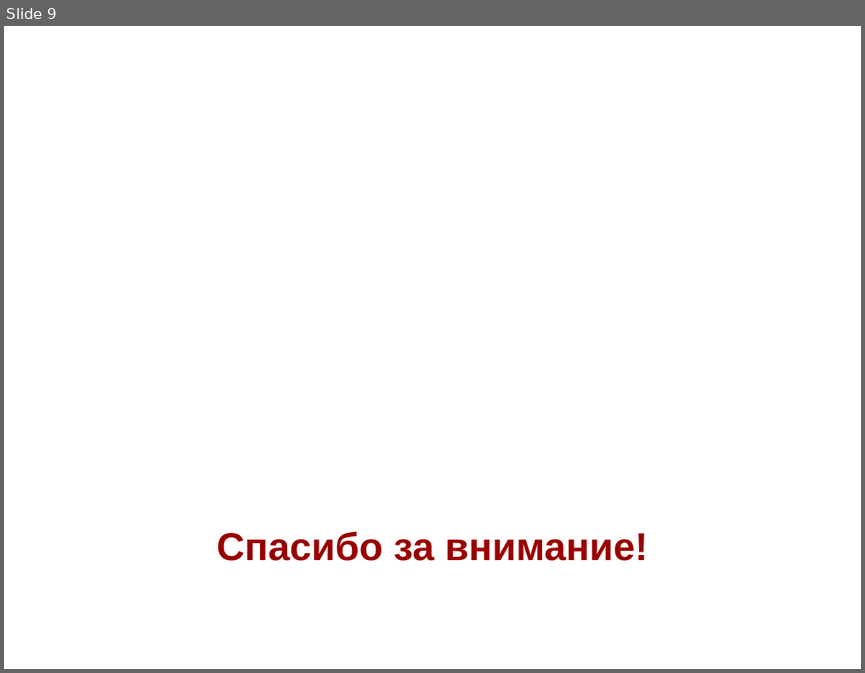
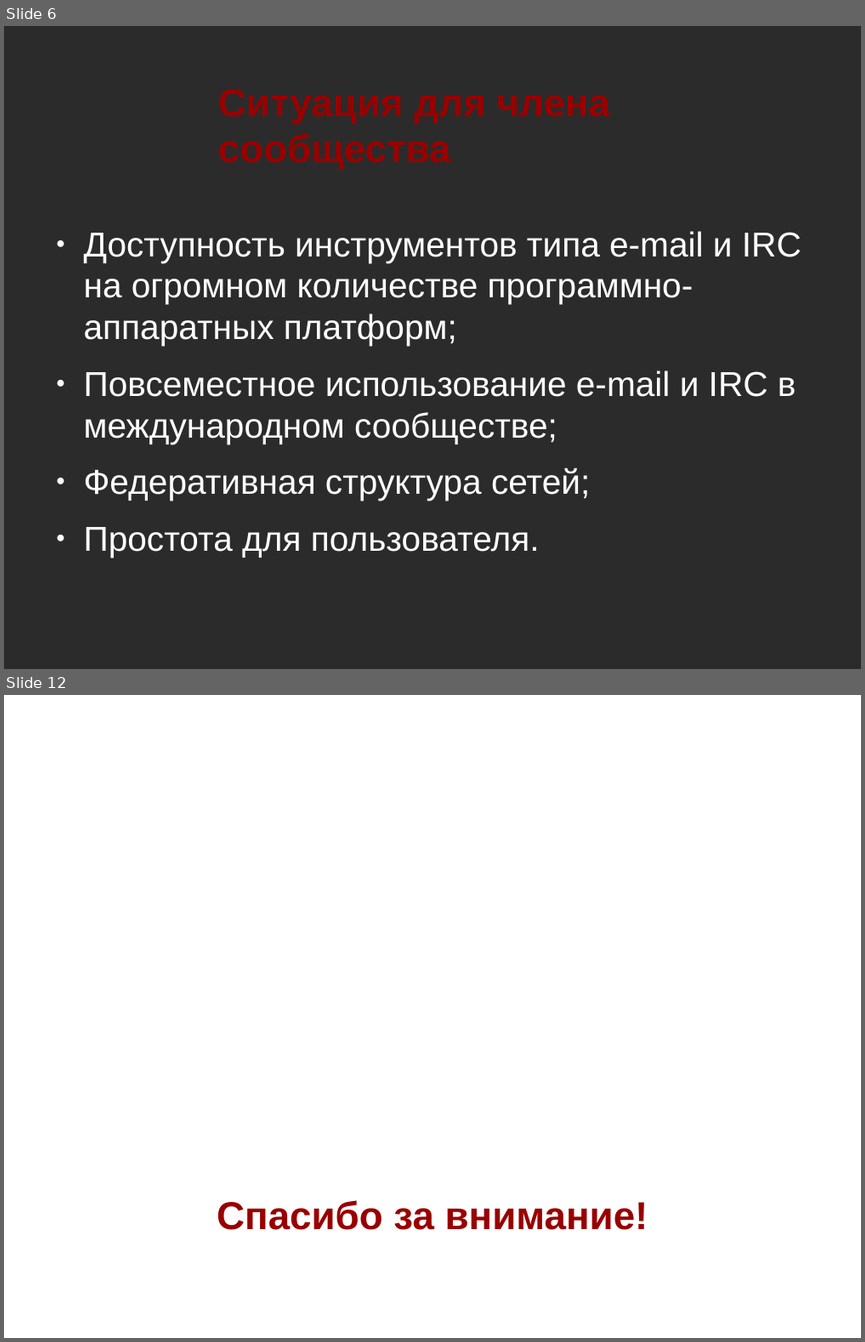
Before and after one commit to NIR-Ginko/presentations, a slide deck: 2020-02-07 ALT Join and community/ALT Join and community.odp. Shown one above the other, each under a label of ours: slide 9 before the commit, slides 6 and 12 after it; the slides between them are not shown. The pictures are 865x673 and 865x1342 pixels, drawn with LibreOffice and Linux fonts; fonts in the diff are those of the drawing; background and template pictures are left out; a plain dark background stands for a picture behind light text. Boxes give left, top, right and bottom in pixels: in the first picture for what was removed or moved away, otherwise in the second. Text is boxed around its words. In the diff, an @@ line names an element or a change of style, - is before the commit and + after.

```diff
--- a/2020-02-07 ALT Join and community/ALT Join and community.odp
+++ b/2020-02-07 ALT Join and community/ALT Join and community.odp
@@ slide 6 added at (4, 26, 861, 669), background picture (left out) @@
@@ title added at (218, 89, 610, 170), 36 pt, text #990000, bold @@
+Ситуация для члена сообщества
@@ text added at (84, 231, 801, 557), 32 pt, text #FFFFFF @@
+● Доступность инструментов типа e-mail и IRC на огромном количестве программно-аппаратных платформ;
+● Повсеместное использование e-mail и IRC в международном сообществе;
+● Федеративная структура сетей;
+● Простота для пользователя.
@@ what was slide 9 is now slide 12 @@
```
Also in this commit, not shown: 10 other slides added, 8 slides removed.
